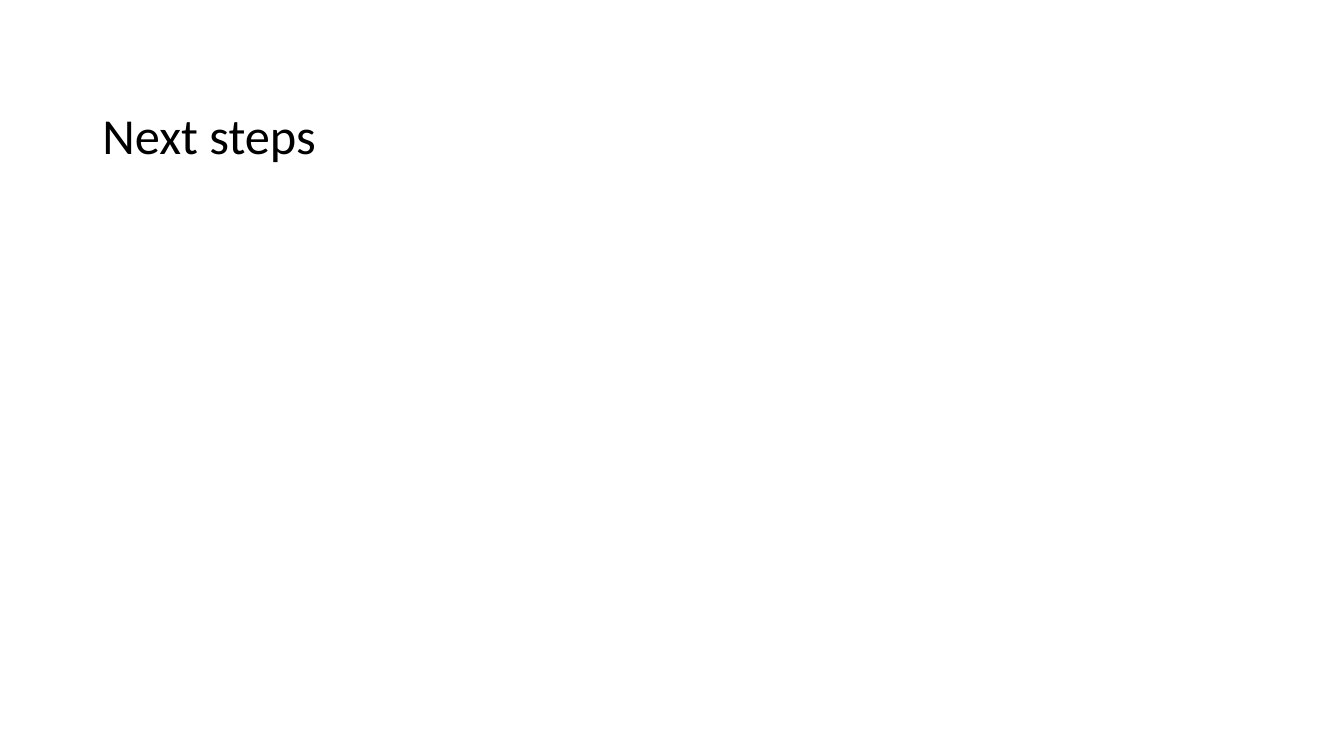
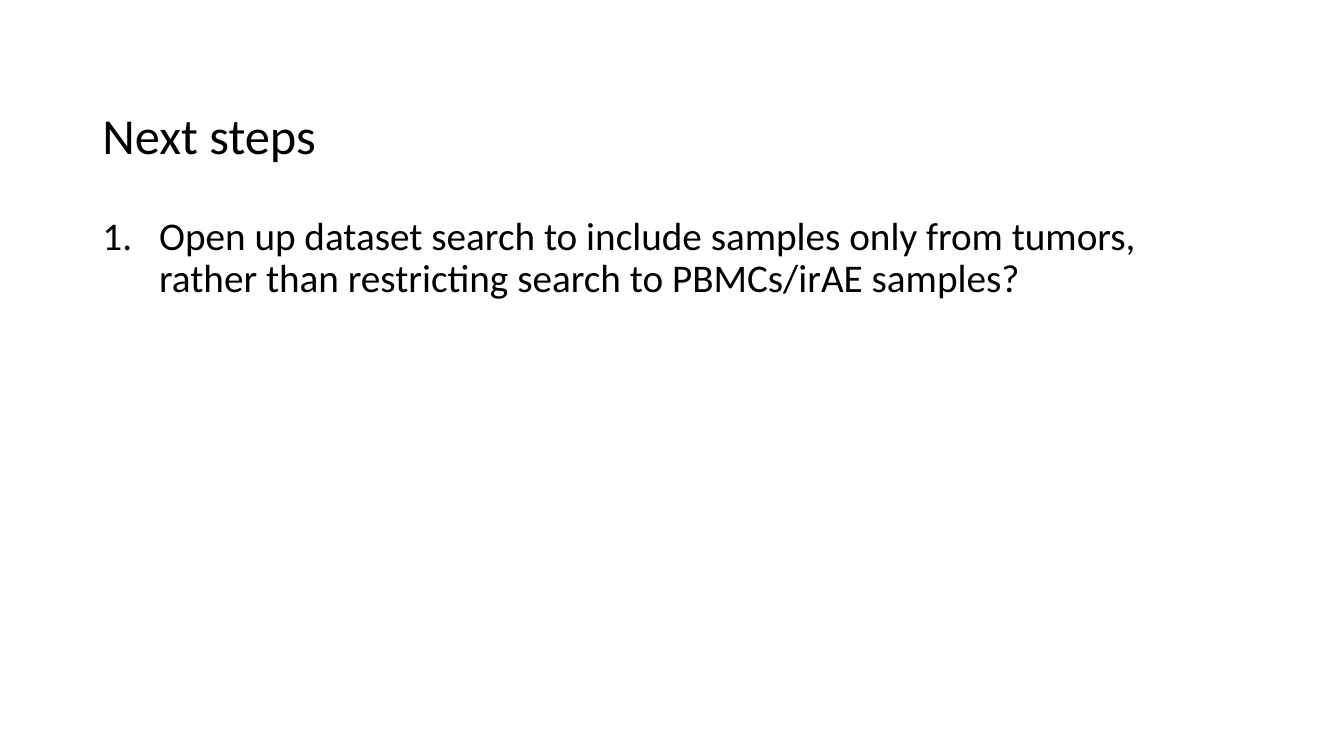
Before and after one commit to tybottorff/bottorffdocs, a slide deck: slide 8 of presentations/weekly_meetings/3_7_24.pptx. Drawn at 1344x756 pixels with LibreOffice and Linux fonts; fonts in the diff are those of the drawing. Boxes give left, top, right and bottom in pixels: in the first picture for what was removed or moved away, otherwise in the second. Text is boxed around its words. In the diff, an @@ line names an element or a change of style, - is before the commit and + after.

```diff
--- a/presentations/weekly_meetings/3_7_24.pptx
+++ b/presentations/weekly_meetings/3_7_24.pptx
@@ text added at bbox=[159, 222, 1136, 299], 28 pt, text #000000 @@
+1. Open up dataset search to include samples only from tumors, rather than restricting search to PBMCs/irAE samples?
```
Also in this commit, not shown: 2 other slides changed.
